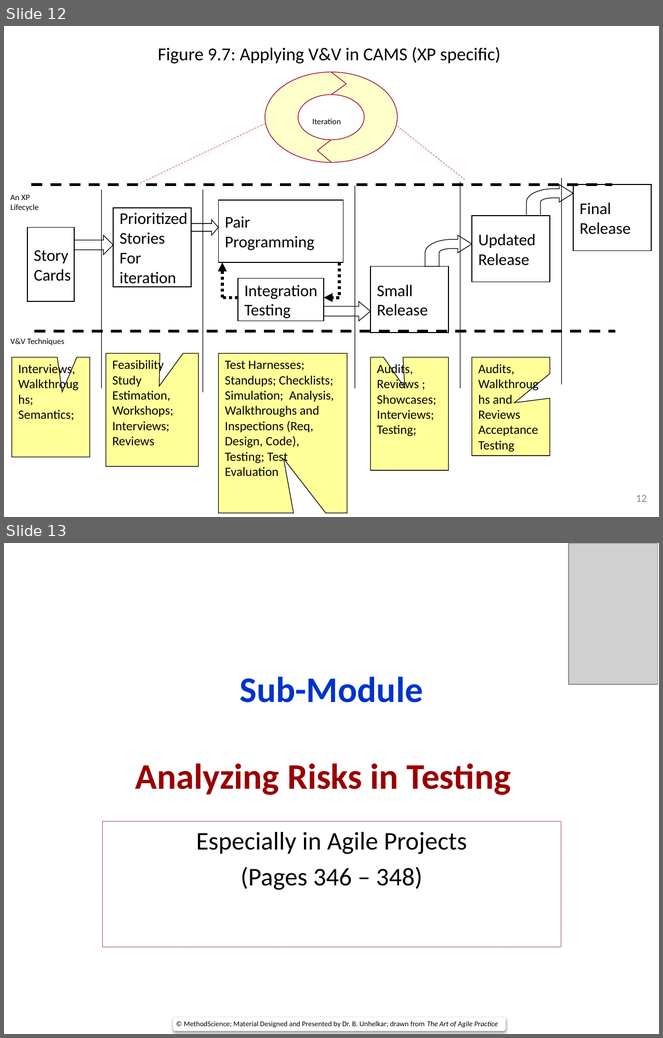
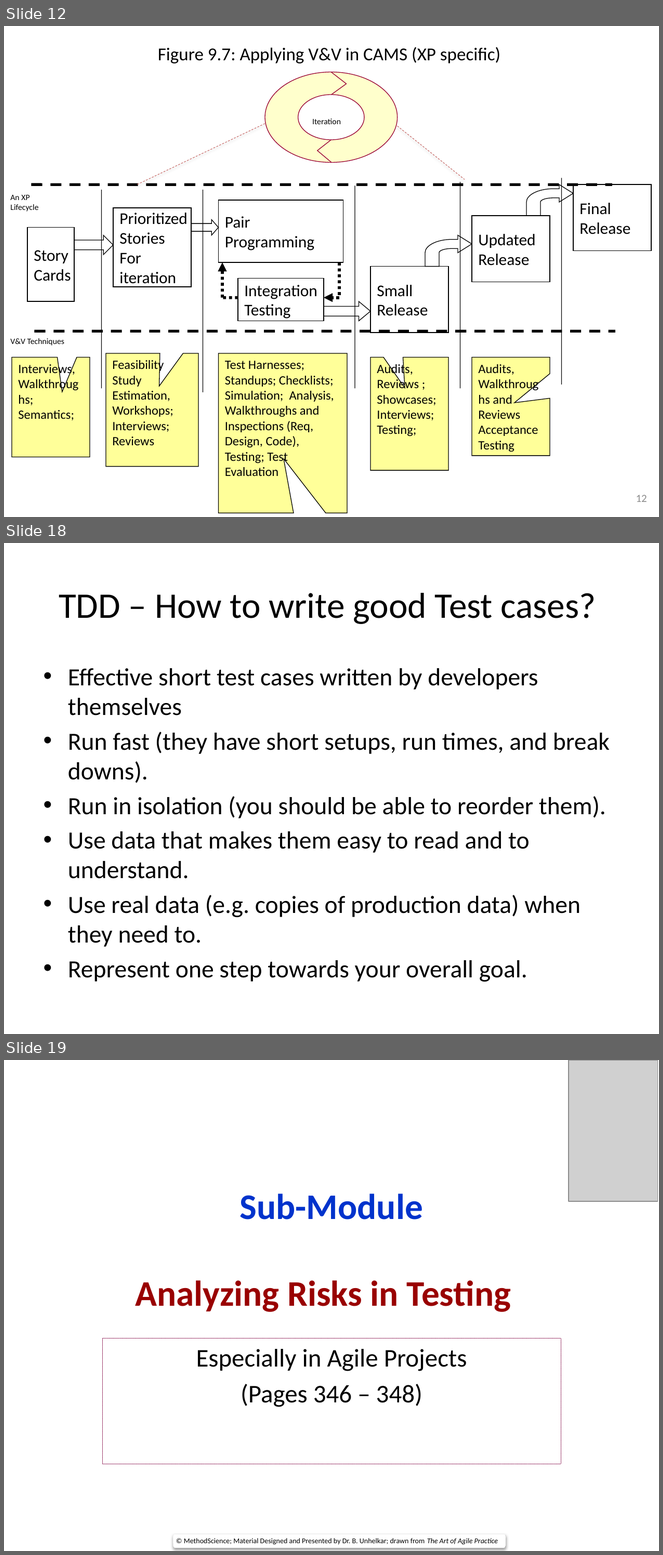
Before and after one commit to USNMasterEmSys2018/System-Engineering, a slide deck: Project management/APM_Week_15_CAMS_Quality & Testing.pptx. Shown one above the other, each under a label of ours: slides 12 and 13 before the commit, slides 12, 18 and 19 after it; the slides between them are not shown. The pictures are 663x1038 and 663x1555 pixels, drawn with LibreOffice and Linux fonts; fonts in the diff are those of the drawing; grey boxes stand for pictures. Boxes give left, top, right and bottom in pixels: in the first picture for what was removed or moved away, otherwise in the second. Text is boxed around its words. In the diff, an @@ line names an element or a change of style, - is before the commit and + after.

```diff
--- a/Project management/APM_Week_15_CAMS_Quality & Testing.pptx
+++ b/Project management/APM_Week_15_CAMS_Quality & Testing.pptx
@@ slide 18 added at (4, 543, 659, 1034), background #FFFFFF @@
@@ title added at (59, 593, 596, 624), 39.6 pt, text #000000 @@
+TDD – How to write good Test cases?
@@ text added at (68, 668, 610, 982), 27.2 pt, text #000000 @@
+• Effective short test cases written by developers themselves
+• Run fast (they have short setups, run times, and break downs).
+• Run in isolation (you should be able to reorder them).
+• Use data that makes them easy to read and to understand.
+• Use real data (e.g. copies of production data) when they need to.
+• Represent one step towards your overall goal.
@@ what was slide 13 is now slide 19 @@
```
Also in this commit, not shown: 1 slide changed, 5 other slides added.
